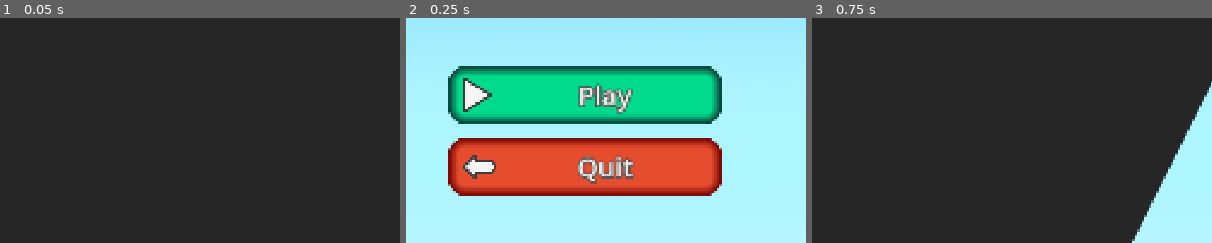
Above: before the commit, frames 1-3 (left to right).
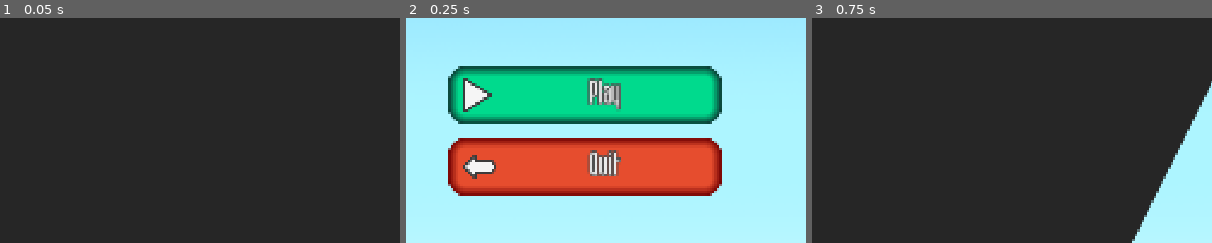
Above: after the commit, the same moments.

Repository: urebus-godot/red-ball-game
Game: Godot game, scene res://scenes_scripts/ui/root/main_menu.tscn
Two runs of this game, one before a commit and one after it. Both use one fixed random seed, a clock stepped at 60 frames per second and the inputs below.
Inputs:
- Up to frame 1 (0.05 s): no input
- Up to frame 2 (0.25 s): no input
- Up to frame 3 (0.75 s): click "Play" at 0.5 s
The pictures show only the part of the screen within x 28-78%, y 25-75%; the shares and areas given below are measured in that part.

Frame 1 is identical in both runs. In frame 2, 2.7% of the frame differs, in the area x 43-58%, y 26-74%; in frame 3, nothing differs.

Commit message:
Add music to game

Diff:
--- a/globals/audio_manager/audio_manager.tscn
+++ /dev/null
@@ -1,3 +0,0 @@
-[gd_scene format=3 uid="uid://cwxd60lw0ytrx"]
-
-[node name="AudioManager" type="AudioStreamPlayer" unique_id=460817975]
--- /dev/null
+++ b/globals/audio_manager/music_player.gd
@@ -0,0 +1,10 @@
+extends AudioStreamPlayer
+
+var music_path_dict: Dictionary[String, String] = {
+	"main menu": "res://resources/audio/music/main_menu.mp3"
+}
+
+
+func play_music(music_name: String):
+	stream = load(music_path_dict[music_name])
+	play()
--- /dev/null
+++ b/globals/audio_manager/music_player.tscn
@@ -0,0 +1,7 @@
+[gd_scene format=3 uid="uid://cwxd60lw0ytrx"]
+
+[ext_resource type="Script" uid="uid://x1j0c01n4k5e" path="res://globals/audio_manager/music_player.gd" id="1_k3c1n"]
+
+[node name="MusicPlayer" type="AudioStreamPlayer" unique_id=460817975]
+bus = &"Music"
+script = ExtResource("1_k3c1n")
--- a/project.godot
+++ b/project.godot
@@ -23,7 +23,7 @@
 [autoload]
 
 TransitionScreen="*uid://p4bq4td5ewu0"
-AudioManager="*uid://cwxd60lw0ytrx"
+MusicPlayer="*uid://cwxd60lw0ytrx"
 Constants="*uid://cc2rhgr4p28ic"
 DataManager="*uid://dgomqobh7e3ie"
 SettingsDataManager="*uid://duucwcv73qwci"
--- a/resources/themes/blue_square_button.tres
+++ b/resources/themes/blue_square_button.tres
@@ -1,4 +1,6 @@
 [gd_resource type="Theme" format=3 uid="uid://c6yrnifyunf8d"]
+
+[ext_resource type="FontFile" uid="uid://bd7pnyayqtx55" path="res://resources/fonts/Nevduplenysh-Regular.otf" id="1_m2026"]
 
 [sub_resource type="StyleBoxEmpty" id="StyleBoxEmpty_n363v"]
 
@@ -50,8 +52,10 @@
 Button/colors/font_hover_color = Color(0.98, 0.98, 0.98, 1)
 Button/colors/font_outline_color = Color(0.30692267, 0.3069227, 0.3069227, 1)
 Button/colors/font_pressed_color = Color(0.82, 0.82, 0.82, 1)
+Button/colors/icon_pressed_color = Color(0.9, 0.9, 0.9, 1)
 Button/constants/outline_size = 16
-Button/font_sizes/font_size = 64
+Button/font_sizes/font_size = 80
+Button/fonts/font = ExtResource("1_m2026")
 Button/styles/focus = SubResource("StyleBoxEmpty_n363v")
 Button/styles/hover = SubResource("StyleBoxFlat_aify2")
 Button/styles/normal = SubResource("StyleBoxFlat_r3nkn")
--- a/resources/themes/cyan_button.tres
+++ b/resources/themes/cyan_button.tres
@@ -1,4 +1,6 @@
 [gd_resource type="Theme" format=3 uid="uid://cxriancpnx75o"]
+
+[ext_resource type="FontFile" uid="uid://bd7pnyayqtx55" path="res://resources/fonts/Nevduplenysh-Regular.otf" id="1_3pptj"]
 
 [sub_resource type="StyleBoxEmpty" id="StyleBoxEmpty_r17h5"]
 
@@ -50,8 +52,10 @@
 Button/colors/font_hover_color = Color(0.98, 0.98, 0.98, 1)
 Button/colors/font_outline_color = Color(0.30692267, 0.3069227, 0.3069227, 1)
 Button/colors/font_pressed_color = Color(0.82, 0.82, 0.82, 1)
+Button/colors/icon_pressed_color = Color(0.9, 0.9, 0.9, 1)
 Button/constants/outline_size = 16
-Button/font_sizes/font_size = 64
+Button/font_sizes/font_size = 80
+Button/fonts/font = ExtResource("1_3pptj")
 Button/styles/focus = SubResource("StyleBoxEmpty_r17h5")
 Button/styles/hover = SubResource("StyleBoxFlat_hi3bd")
 Button/styles/normal = SubResource("StyleBoxFlat_r17h5")
--- a/resources/themes/main_button.tres
+++ b/resources/themes/main_button.tres
@@ -1,4 +1,6 @@
 [gd_resource type="Theme" format=3 uid="uid://bvkkwchtkybqj"]
+
+[ext_resource type="FontFile" uid="uid://bd7pnyayqtx55" path="res://resources/fonts/Nevduplenysh-Regular.otf" id="1_hi3bd"]
 
 [sub_resource type="StyleBoxEmpty" id="StyleBoxEmpty_r17h5"]
 
@@ -50,8 +52,10 @@
 Button/colors/font_hover_color = Color(0.98, 0.98, 0.98, 1)
 Button/colors/font_outline_color = Color(0.30692267, 0.3069227, 0.3069227, 1)
 Button/colors/font_pressed_color = Color(0.82, 0.82, 0.82, 1)
+Button/colors/icon_pressed_color = Color(0.9, 0.9, 0.9, 1)
 Button/constants/outline_size = 16
-Button/font_sizes/font_size = 64
+Button/font_sizes/font_size = 80
+Button/fonts/font = ExtResource("1_hi3bd")
 Button/styles/focus = SubResource("StyleBoxEmpty_r17h5")
 Button/styles/hover = SubResource("StyleBoxFlat_hi3bd")
 Button/styles/normal = SubResource("StyleBoxFlat_r17h5")
--- a/resources/themes/red_button.tres
+++ b/resources/themes/red_button.tres
@@ -1,4 +1,6 @@
 [gd_resource type="Theme" format=3 uid="uid://k8oddh018ug7"]
+
+[ext_resource type="FontFile" uid="uid://bd7pnyayqtx55" path="res://resources/fonts/Nevduplenysh-Regular.otf" id="1_ebfjb"]
 
 [sub_resource type="StyleBoxEmpty" id="StyleBoxEmpty_3djqw"]
 
@@ -50,8 +52,10 @@
 Button/colors/font_hover_color = Color(0.98, 0.98, 0.98, 1)
 Button/colors/font_outline_color = Color(0.30692267, 0.3069227, 0.3069227, 1)
 Button/colors/font_pressed_color = Color(0.82, 0.82, 0.82, 1)
+Button/colors/icon_pressed_color = Color(0.9, 0.9, 0.9, 1)
 Button/constants/outline_size = 16
-Button/font_sizes/font_size = 64
+Button/font_sizes/font_size = 80
+Button/fonts/font = ExtResource("1_ebfjb")
 Button/styles/focus = SubResource("StyleBoxEmpty_3djqw")
 Button/styles/hover = SubResource("StyleBoxFlat_n363v")
 Button/styles/normal = SubResource("StyleBoxFlat_7u1tn")
--- a/resources/themes/square_button.tres
+++ b/resources/themes/square_button.tres
@@ -1,4 +1,8 @@
 [gd_resource type="Theme" format=3 uid="uid://cvprk2si4e2v2"]
 
+[ext_resource type="FontFile" uid="uid://bd7pnyayqtx55" path="res://resources/fonts/Nevduplenysh-Regular.otf" id="1_0pvy5"]
+
 [resource]
-Button/font_sizes/font_size = 64
+Button/colors/icon_pressed_color = Color(0.9, 0.9, 0.9, 1)
+Button/font_sizes/font_size = 80
+Button/fonts/font = ExtResource("1_0pvy5")
--- a/scenes_scripts/ui/hud/ui_layer.tscn
+++ b/scenes_scripts/ui/hud/ui_layer.tscn
@@ -6,64 +6,12 @@
 [ext_resource type="Theme" uid="uid://c6yrnifyunf8d" path="res://resources/themes/blue_square_button.tres" id="2_v78qn"]
 [ext_resource type="Texture2D" uid="uid://dh7w325viheib" path="res://resources/textures/ui/icons/pause_icon.png" id="3_xgkvo"]
 [ext_resource type="PackedScene" uid="uid://de4m7ia64dubp" path="res://scenes_scripts/ui/menus/options_menu.tscn" id="4_8qgv2"]
+[ext_resource type="Texture2D" uid="uid://b0sr2tgrnf5oe" path="res://resources/textures/ui/icons/play_icon.png" id="6_8q4gr"]
 [ext_resource type="Texture2D" uid="uid://c0b8j31ja6o8u" path="res://resources/textures/ui/icons/gear_icon.png" id="6_srnps"]
-
-[sub_resource type="StyleBoxEmpty" id="StyleBoxEmpty_r17h5"]
-
-[sub_resource type="StyleBoxFlat" id="StyleBoxFlat_hi3bd"]
-bg_color = Color(0, 0.97642726, 0.6341371, 1)
-border_width_left = 24
-border_width_top = 24
-border_width_right = 24
-border_width_bottom = 24
-border_color = Color(0.04320179, 0.23985076, 0.21024472, 1)
-border_blend = true
-corner_radius_top_left = 40
-corner_radius_top_right = 40
-corner_radius_bottom_right = 40
-corner_radius_bottom_left = 40
-shadow_color = Color(0.76273453, 1, 0.8624055, 1)
-shadow_size = 12
-
-[sub_resource type="StyleBoxFlat" id="StyleBoxFlat_r17h5"]
-bg_color = Color(3.5616756e-06, 0.8548132, 0.551552, 1)
-border_width_left = 24
-border_width_top = 24
-border_width_right = 24
-border_width_bottom = 24
-border_color = Color(0.04320179, 0.23985076, 0.21024472, 1)
-border_blend = true
-corner_radius_top_left = 40
-corner_radius_top_right = 40
-corner_radius_bottom_right = 40
-corner_radius_bottom_left = 40
-shadow_color = Color(0.95596343, 0.9559633, 0.95596343, 0.6)
-
-[sub_resource type="StyleBoxFlat" id="StyleBoxFlat_wh3ls"]
-bg_color = Color(0, 0.75, 0.48750007, 1)
-border_width_left = 24
-border_width_top = 24
-border_width_right = 24
-border_width_bottom = 24
-border_color = Color(0.025200002, 0.14, 0.12469335, 1)
-border_blend = true
-corner_radius_top_left = 40
-corner_radius_top_right = 40
-corner_radius_bottom_right = 40
-corner_radius_bottom_left = 40
-shadow_color = Color(0.95596343, 0.9559633, 0.95596343, 0.6)
-
-[sub_resource type="Theme" id="Theme_xgkvo"]
-Button/colors/font_color = Color(0.92099476, 0.9209946, 0.9209946, 1)
-Button/colors/font_hover_color = Color(0.98, 0.98, 0.98, 1)
-Button/colors/font_outline_color = Color(0.30692267, 0.3069227, 0.3069227, 1)
-Button/colors/font_pressed_color = Color(0.82, 0.82, 0.82, 1)
-Button/constants/outline_size = 16
-Button/font_sizes/font_size = 64
-Button/styles/focus = SubResource("StyleBoxEmpty_r17h5")
-Button/styles/hover = SubResource("StyleBoxFlat_hi3bd")
-Button/styles/normal = SubResource("StyleBoxFlat_r17h5")
-Button/styles/pressed = SubResource("StyleBoxFlat_wh3ls")
+[ext_resource type="Texture2D" uid="uid://bjrim8ia4jryv" path="res://resources/textures/ui/icons/arrow_back_icon.png" id="7_jgfe7"]
+[ext_resource type="FontFile" uid="uid://cwww4yawa4yb4" path="res://resources/fonts/citricacyrillic.ttf" id="7_mdk54"]
+[ext_resource type="Texture2D" uid="uid://cfjwv5sk0y4mr" path="res://resources/textures/ui/icons/restart_icon.png" id="8_lks73"]
+[ext_resource type="Theme" uid="uid://k8oddh018ug7" path="res://resources/themes/red_button.tres" id="8_udvf3"]
 
 [node name="UILayer" type="CanvasLayer" unique_id=51763774]
 process_mode = 3
@@ -98,7 +46,6 @@
 visible = false
 
 [node name="PauseMenu" type="Control" parent="." unique_id=726044164]
-visible = false
 custom_minimum_size = Vector2(666, 666)
 layout_mode = 3
 anchors_preset = 8
@@ -131,15 +78,16 @@
 layout_mode = 2
 size_flags_vertical = 3
 focus_mode = 0
-theme = SubResource("Theme_xgkvo")
+theme = ExtResource("1_sad0e")
 theme_override_font_sizes/font_size = 48
 text = "Resume"
+icon = ExtResource("6_8q4gr")
 
 [node name="OptionsButton" type="Button" parent="PauseMenu/Container" unique_id=155750206]
 layout_mode = 2
 size_flags_vertical = 3
 focus_mode = 0
-theme = ExtResource("1_sad0e")
+theme = ExtResource("2_v78qn")
 theme_override_font_sizes/font_size = 48
 text = "Options"
 icon = ExtResource("6_srnps")
@@ -149,17 +97,20 @@
 layout_mode = 2
 size_flags_vertical = 3
 focus_mode = 0
-theme = ExtResource("1_sad0e")
+theme = ExtResource("2_v78qn")
 theme_override_font_sizes/font_size = 48
 text = "Restart"
+icon = ExtResource("8_lks73")
+expand_icon = true
 
 [node name="QuitButton" type="Button" parent="PauseMenu/Container" unique_id=1282513740]
 layout_mode = 2
 size_flags_vertical = 3
 focus_mode = 0
-theme = ExtResource("1_sad0e")
+theme = ExtResource("8_udvf3")
 theme_override_font_sizes/font_size = 48
 text = "Quit to main menu"
+icon = ExtResource("7_jgfe7")
 
 [node name="Label" type="Label" parent="PauseMenu" unique_id=2020483254]
 layout_mode = 1
@@ -170,6 +121,10 @@
 offset_right = 20.0
 offset_bottom = 23.0
 grow_horizontal = 2
+theme_override_colors/font_color = Color(0.80327183, 0.9467562, 0.96436447, 1)
+theme_override_colors/font_outline_color = Color(0.041754134, 0.27078584, 0.4806599, 1)
+theme_override_constants/outline_size = 16
+theme_override_fonts/font = ExtResource("7_mdk54")
 theme_override_font_sizes/font_size = 64
 text = "The game is paused..."
 
--- a/scenes_scripts/ui/menus/options_menu.tscn
+++ b/scenes_scripts/ui/menus/options_menu.tscn
@@ -132,11 +132,13 @@
 layout_mode = 2
 size_flags_vertical = 3
 focus_mode = 0
+value = 75.0
 
 [node name="SFXVolumeSlider" type="HSlider" parent="Control/VBoxContainer" unique_id=597341475]
 layout_mode = 2
 size_flags_vertical = 3
 focus_mode = 0
+value = 75.0
 
 [connection signal="pressed" from="Control/CloseButton" to="." method="_on_close_button_pressed"]
 [connection signal="value_changed" from="Control/VBoxContainer/MusicVolumeSlider" to="." method="_on_music_volume_slider_value_changed"]
--- a/scenes_scripts/ui/root/main_menu.gd
+++ b/scenes_scripts/ui/root/main_menu.gd
@@ -39,7 +39,7 @@
 	levels_menu.visible = true
 	levels_menu.position.x = 2000
 	DataManager.load_data()
-	AudioManager
+	MusicPlayer.play_music("main menu")
 	var i = 1
 	for c in level_button_container.get_children():
 		if c is Button:
Not shown, added: globals/audio_manager/music_player.gd.uid
Not shown, added: resources/audio/music/main_menu.mp3.import
Not shown, removed: resources/audio/music/track for red ball (main menu).mp3.import
Binary file added: resources/textures/ui/icons/restart_icon.png
Not shown, added: resources/textures/ui/icons/restart_icon.png.import
Not shown, added: resources/audio/music/main_menu.mp3
